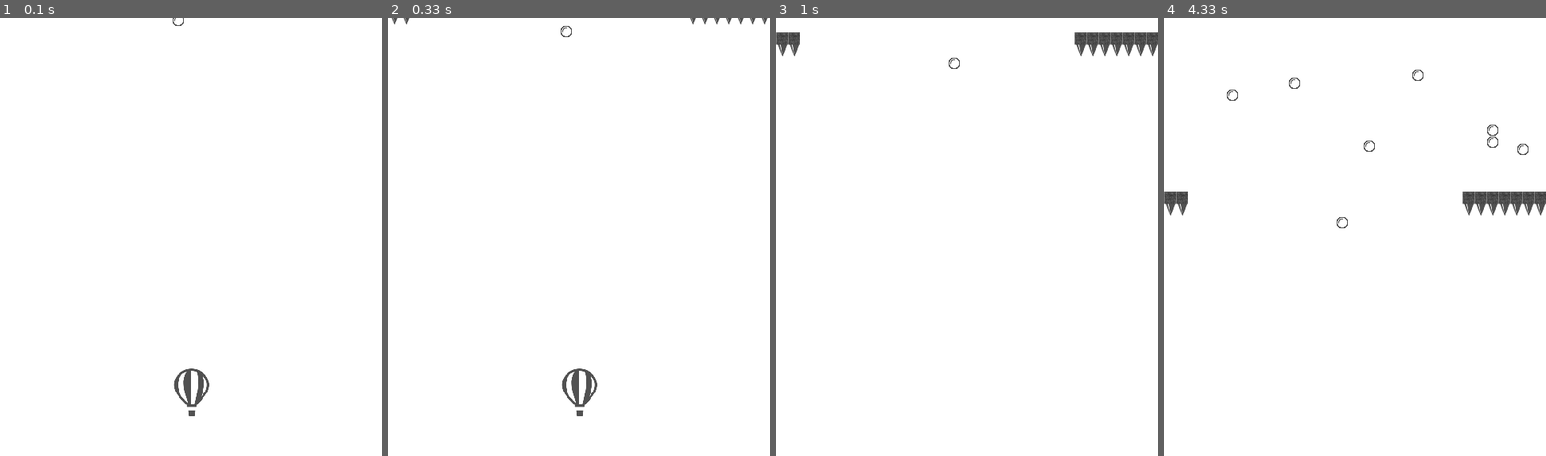
Above: before the commit, frames 1-4 (left to right).
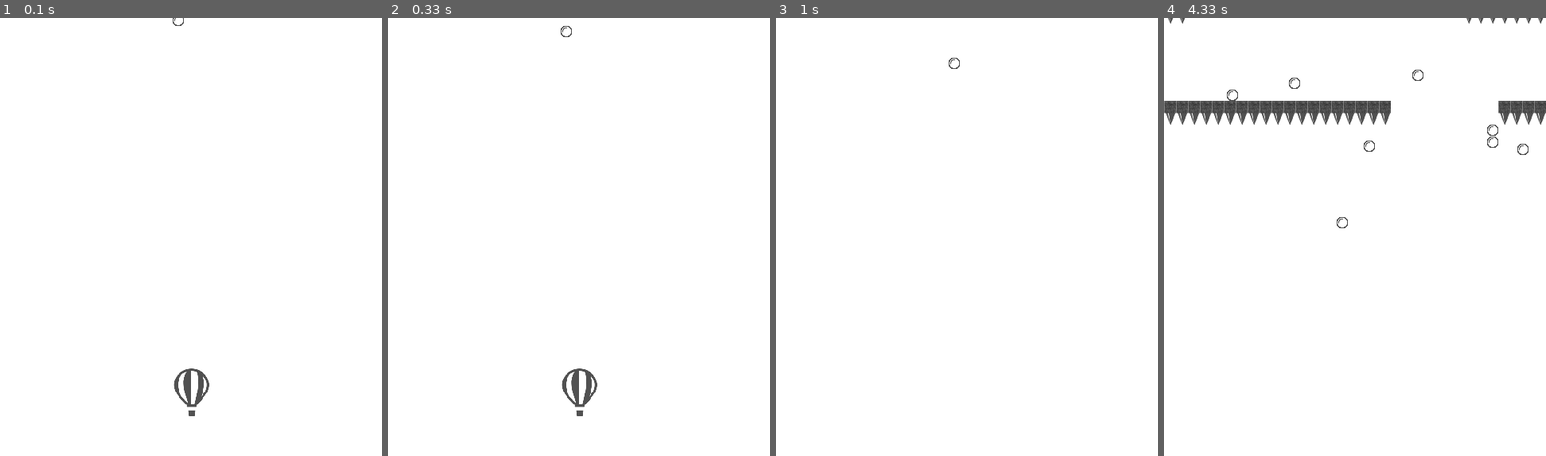
Above: after the commit, the same moments.

Repository: MadhavGoyal-6/pygame-balloon-game
Game: pygame game, started from src/main.py
The game is run twice, just before and just after one commit, with the same random seed, the same clock (stepped at 60 frames per second) and the same inputs.
Inputs (mouse positions are in pixels of both pictures, inside the frame that each line leads up to):
- Up to frame 1 (0.1 s): no input
- Up to frame 2 (0.33 s): no input
- Up to frame 3 (1 s): press the mouse at (875, 276) at 0.37 s; move the mouse to (940, 328) at 0.47 s; release the mouse at (1005, 385) at 0.6 s; press the mouse at (875, 276) at 0.7 s; move the mouse to (944, 298) at 0.8 s; release the mouse at (1012, 315) at 0.93 s
- Up to frame 4 (4.33 s): no input

Frame 1 is identical in both runs. In frame 2, 0.1% of the frame differs, in the area x 0-100%, y 0-2%; in frame 3, 1.1%; in frame 4, 4.2%, in the area x 0-100%, y 0-46%.

Commit message:
✌ Fix Spike spwan rate

Diff:
--- a/src/Spikes.py
+++ b/src/Spikes.py
@@ -14,20 +14,19 @@
         self.y += y_vel
 
 class SpikeArray():
-    def __init__(self, y ,w, h, image, max_spikes, init_y, gap_index, gap_length=8):
+    def __init__(self, y ,w, h, image, max_spikes, gap_index, gap_length=8):
         self.y = y
         self.w = w
         self.h = h
         self.image = image
         self.max_spikes = max_spikes
-        self.init_y = init_y
         self.gap_index = gap_index
         self.gap_length = gap_length
         self.array = []
         exclude = [i for i in range(self.gap_index, self.gap_index+self.gap_length)]
         for i in range(self.max_spikes):
             if i not in exclude:
-                self.array.append(Spikes(i*self.w,self.init_y,self.w,self.h,self.image))
+                self.array.append(Spikes(i*self.w, self.y, self.w, self.h, self.image))
             else:
                 self.array.append(None)
 
@@ -41,6 +40,3 @@
         for i in range(len(self.array)):
             if self.array[i] is not None:
                 self.array[i].moveWithVelocity(x_vel, y_vel)
-
-    def getInitHeight(self):
-        return self.init_y
--- a/src/main.py
+++ b/src/main.py
@@ -43,10 +43,11 @@
     bubbles_visible = 20
     bubbles = []
 
-    spike_arrays = 2
-    spike_heights = [i for i in range(-SCREEN_HEIGHT, 0, 2*BALLOON_HEIGHT)]
+    max_spike_arrays = 5
     max_spikes = SCREEN_WIDTH//SPIKE_WIDTH
     spikes = []
+
+    now = pygame.time.get_ticks()
 
     # Screen refresh function
     def redrawWindow():
@@ -76,14 +77,13 @@
             bubbles.append(Bubbles(random.randint(0,SCREEN_WIDTH-BUBBLE_WIDTH),random.randint(-SCREEN_HEIGHT,0),30,30,BUBBLE_IMAGE))
 
         # Create spikes
-        if len(spikes) < spike_arrays:
-            spike_height = random.choice(spike_heights)
-            gap_index = random.randint(0,max_spikes-((2*BALLOON_WIDTH)//SPIKE_WIDTH))
-            gap_length = random.randint(8, max_spikes-gap_index)
-            spikes.append(SpikeArray(spike_height, SPIKE_WIDTH, SPIKE_HEIGHT, SPIKE_IMAGE, max_spikes, spike_height, gap_index, gap_length))
-            for i in spike_heights:
-                if i >= spike_height:
-                    spike_heights.remove(i)
+        if len(spikes) < max_spike_arrays:
+            time_difference = pygame.time.get_ticks() - now
+            if time_difference >= random.randint(2000, 4800):
+                gap_index = random.randint(0,max_spikes-((2*BALLOON_WIDTH)//SPIKE_WIDTH))
+                gap_length = random.randint(8, max_spikes-gap_index)
+                spikes.append(SpikeArray(-SPIKE_HEIGHT, SPIKE_WIDTH, SPIKE_HEIGHT, SPIKE_IMAGE, max_spikes, gap_index, gap_length))
+                now = pygame.time.get_ticks()
 
         # Event listener
         for event in pygame.event.get():
@@ -108,9 +108,7 @@
 
         for spike_array in spikes[:]:
             spike_array.moveWithVelocity(0,RISING_SPEED)
-            print(spike_array.y > SCREEN_HEIGHT-100)
-            if spike_array.y > SCREEN_HEIGHT-100:
-                spike_heights.append(spike_array.getInitHeight())
+            if spike_array.y > SCREEN_HEIGHT:
                 spikes.remove(spike_array)
 
         for bubble in bubbles[:]:
